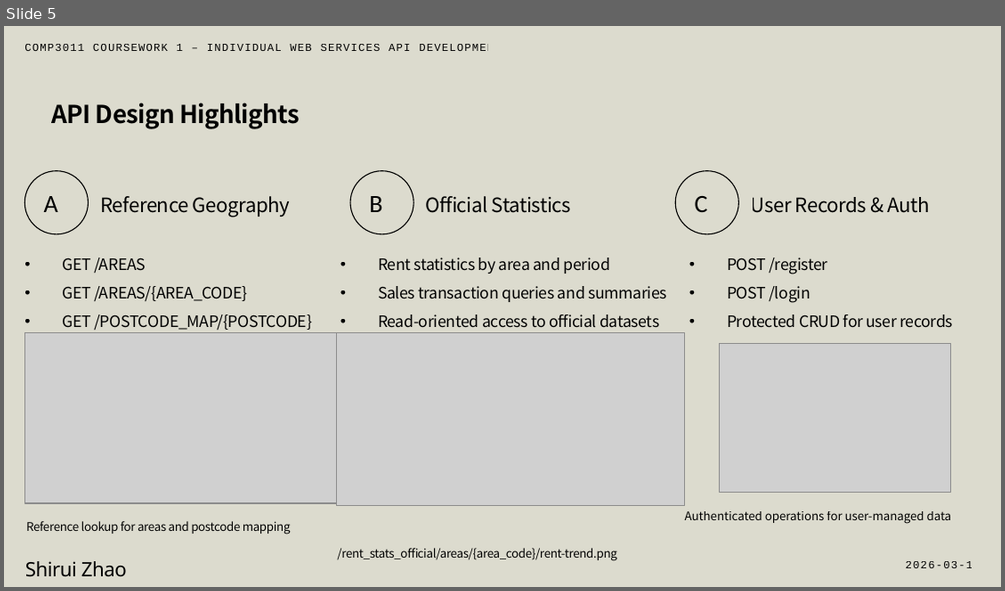
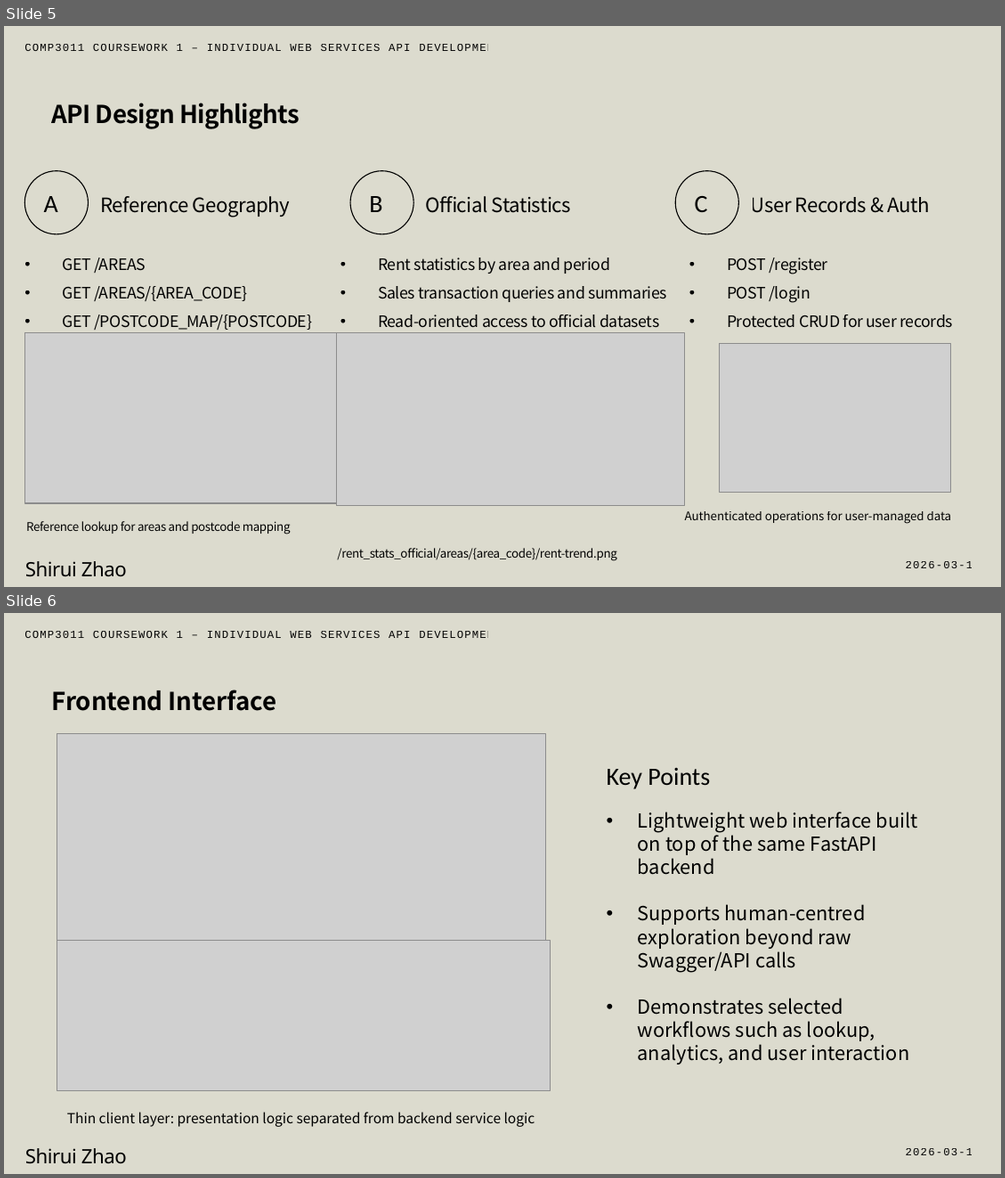
Before and after one commit to SHIRUIZHAOIILLiil/housing-api, a slide deck: docs/Housing-API.pptx. Shown one above the other, each under a label of ours: slide 5 before the commit, slides 5 and 6 after it. The pictures are 1005x591 and 1005x1178 pixels, drawn with LibreOffice and Linux fonts; fonts in the diff are those of the drawing; grey boxes stand for pictures. Boxes give left, top, right and bottom in pixels: in the first picture for what was removed or moved away, otherwise in the second. Text is boxed around its words. In the diff, an @@ line names an element or a change of style, - is before the commit and + after.

Commit message:
docs: update frontend and mcp related documentations

```diff
--- a/docs/Housing-API.pptx
+++ b/docs/Housing-API.pptx
@@ slide 6 added at [4,613,1001,1174], background #DCDBCE @@
@@ text added at [24,631,502,638], 7.8 pt, text #000000 @@
+COMP3011 COURSEWORK 1 – INDIVIDUAL WEB SERVICES API DEVELOPMENT PROJECT
@@ text added at [52,690,277,711], 17.8 pt, text #000000, bold @@
+Frontend Interface
@@ picture added at [57,734,545,944] @@
@@ text added at [607,768,710,789], 18 pt, text #000000 @@
+Key Points
@@ text added at [638,811,918,1064], 14 pt, text #000000 @@
+• Lightweight web interface built on top of the same FastAPI backend
+• Supports human-centred exploration beyond raw Swagger/API calls
+• Demonstrates selected workflows such as lookup, analytics, and user interaction
@@ picture added at [57,940,550,1090] @@
@@ text added at [67,1111,535,1127], 10 pt, text #000000 @@
+Thin client layer: presentation logic separated from backend service logic
@@ text added at [25,1148,127,1164], 14.2 pt, text #000000 @@
+Shirui Zhao
@@ text added at [906,1148,980,1155], 7.8 pt, text #000000 @@
+2026-03-12
```
Also in this commit, not shown: 4 slides changed, 1 other slide added, 3 other files.
